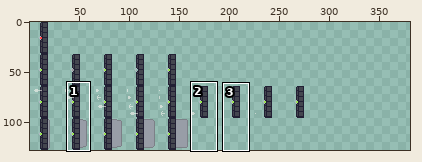
File history of a sprite sheet, assets/images/puzzles/door.png. Above, an overview of the earlier version with the close-up marked.
Close-up. First the earlier version:
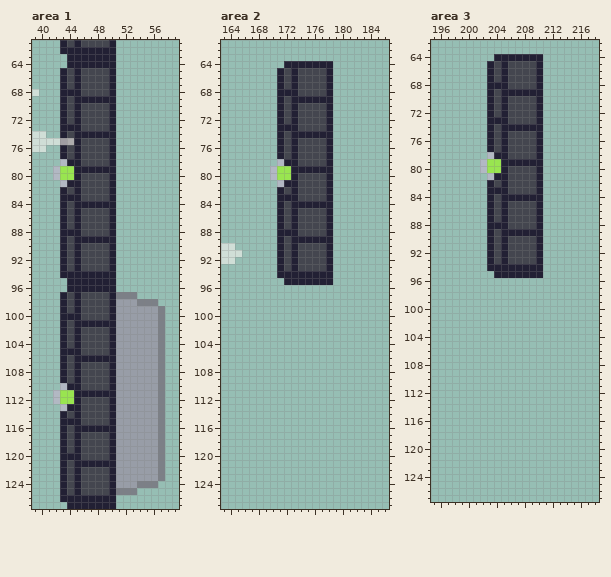
The file is 288x128 pixels. Shown: area 1: x 39..59, y 61..127; area 2: x 163..186, y 61..127; area 3: x 195..218, y 62..127. The old version is drawn lined up with the new one, on the new canvas. The wide view leaves out empty margins. The commit also changed other parts of the picture, which this record leaves out.
Once edited:
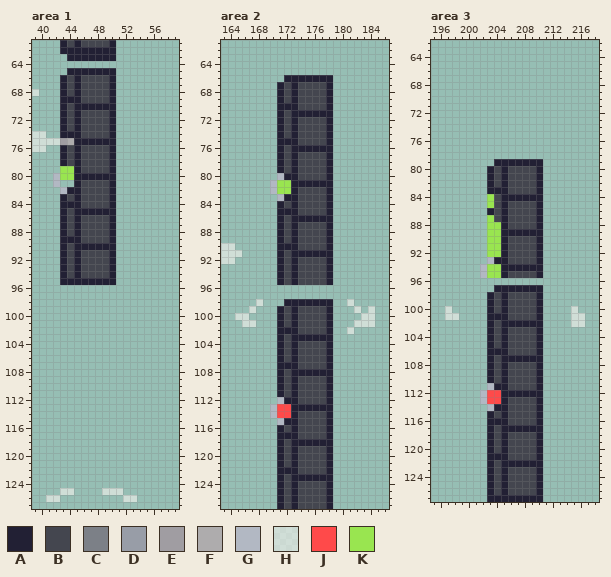
Palette (. is transparent): A #222034  B #44464f  C #7c8087  D #989da7  E #a09da2  F #aeacad  G #b2b8c3  H #f9f5ef96  J #ff4a4a  K #99e550
Changes in this commit:
canvas 288x128 -> 384x128
--- area 1
@@ x 40..52 @@
  63 ....AAAAAAA..
- 64 ....AAAAAAA..
- 65 ...ABABBBBA..
+ 64 .............
+ 65 ....AAAAAAA..
  66 ...ABABBBBA..
  67 ...ABABBBBA..
- 68 ...AAABBBBA..
- 69 ...ABAAAAAA..
- 70 ...ABABBBBA..
+ 68 ...ABABBBBA..
+ 69 ...AAABBBBA..
+ 70 ...ABAAAAAA..
  71 ...ABABBBBA..
  72 ...ABABBBBA..
- 73 ...AAABBBBA..
- 74 H..ABAAAAAA..
- 75 HHHEFABBBBA..
+ 73 ...ABABBBBA..
+ 74 H..AAABBBBA..
+ 75 HHHEFAAAAAA..
  76 H..ABABBBBA..
  77 ...ABABBBBA..
- 78 ...GAABBBBA..
- 79 ..GKKAAAAAA..
- 80 ..GKKABBBBA..
- 81 ...GAABBBBA..
- 82 ...ABABBBBA..
- 83 ...AAABBBBA..
- 84 ...ABAAAAAA..
- 85 ...ABABBBBA..
+ 78 ...ABABBBBA..
+ 79 ...KKABBBBA..
+ 80 ..GKKAAAAAA..
+ 81 ..G..ABBBBA..
+ 82 ...GAABBBBA..
+ 83 ...ABABBBBA..
+ 84 ...AAABBBBA..
+ 85 ...ABAAAAAA..
  86 ...ABABBBBA..
  87 ...ABABBBBA..
- 88 ...AAABBBBA..
- 89 ...ABAAAAAA..
- 90 ...ABABBBBA..
+ 88 ...ABABBBBA..
+ 89 ...AAABBBBA..
+ 90 ...ABAAAAAA..
  91 ...ABABBBBA..
@@ x 39..59 @@
  93 ....ABABBBBA.........
- 94 ....AAAAAAAA.........
- 95 .....AAAAAAA.........
- 96 .....AAAAAAA.........
- 97 ....ABABBBBACCC......
- 98 ....ABABBBBADDDCCC...
- 99 ....ABABBBBADDDDDDC..
-100 ....AAABBBBADDDDDDC..
-101 ....ABAAAAAADDDDDDC..
-102 ....ABABBBBADDDDDDC..
-103 ....ABABBBBADDDDDDC..
-104 ....ABABBBBADDDDDDC..
-105 ....AAABBBBADDDDDDC..
-106 ....ABAAAAAADDDDDDC..
-107 ....ABABBBBADDDDDDC..
-108 ....ABABBBBADDDDDDC..
-109 ....ABABBBBADDDDDDC..
-110 ....GAABBBBADDDDDDC..
-111 ...GKKAAAAAADDDDDDC..
-112 ...GKKABBBBADDDDDDC..
-113 ....GAABBBBADDDDDDC..
-114 ....ABABBBBADDDDDDC..
-115 ....AAABBBBADDDDDDC..
-116 ....ABAAAAAADDDDDDC..
-117 ....ABABBBBADDDDDDC..
-118 ....ABABBBBADDDDDDC..
-119 ....ABABBBBADDDDDDC..
-120 ....AAABBBBADDDDDDC..
-121 ....ABAAAAAADDDDDDC..
-122 ....ABABBBBADDDDDDC..
-123 ....ABABBBBADDDDDDC..
-124 ....ABABBBBADDDCCC...
-125 ....ABABBBBACCC......
-126 ....AAAAAAAA.........
-127 .....AAAAAAA.........
+ 94 ....ABABBBBA.........
+ 95 ....AAAAAAAA.........
+ 96 .....................
+ 97 .....................
+ 98 .....................
+ 99 .....................
+100 .....................
+101 .....................
+102 .....................
+103 .....................
+104 .....................
+105 .....................
+106 .....................
+107 .....................
+108 .....................
+109 .....................
+110 .....................
+111 .....................
+112 .....................
+113 .....................
+114 .....................
+115 .....................
+116 .....................
+117 .....................
+118 .....................
+119 .....................
+120 .....................
+121 .....................
+122 .....................
+123 .....................
+124 .....................
+125 ....HH....HHH........
+126 ..HH.........HH......
+127 .....................
--- area 2
@@ x 163..186 @@
  63 ........................
- 64 .........AAAAAAA........
- 65 ........ABABBBBA........
- 66 ........ABABBBBA........
+ 64 ........................
+ 65 ........................
+ 66 .........AAAAAAA........
  67 ........ABABBBBA........
- 68 ........AAABBBBA........
- 69 ........ABAAAAAA........
- 70 ........ABABBBBA........
- 71 ........ABABBBBA........
+ 68 ........ABABBBBA........
+ 69 ........ABABBBBA........
+ 70 ........AAABBBBA........
+ 71 ........ABAAAAAA........
  72 ........ABABBBBA........
- 73 ........AAABBBBA........
- 74 ........ABAAAAAA........
- 75 ........ABABBBBA........
- 76 ........ABABBBBA........
+ 73 ........ABABBBBA........
+ 74 ........ABABBBBA........
+ 75 ........AAABBBBA........
+ 76 ........ABAAAAAA........
  77 ........ABABBBBA........
- 78 ........GAABBBBA........
- 79 .......GKKAAAAAA........
- 80 .......GKKABBBBA........
- 81 ........GAABBBBA........
- 82 ........ABABBBBA........
- 83 ........AAABBBBA........
- 84 ........ABAAAAAA........
- 85 ........ABABBBBA........
- 86 ........ABABBBBA........
+ 78 ........ABABBBBA........
+ 79 ........ABABBBBA........
+ 80 ........GAABBBBA........
+ 81 .......GKKAAAAAA........
+ 82 .......GKKABBBBA........
+ 83 ........GAABBBBA........
+ 84 ........ABABBBBA........
+ 85 ........AAABBBBA........
+ 86 ........ABAAAAAA........
  87 ........ABABBBBA........
- 88 ........AAABBBBA........
- 89 ........ABAAAAAA........
- 90 HH......ABABBBBA........
- 91 HHH.....ABABBBBA........
+ 88 ........ABABBBBA........
+ 89 ........ABABBBBA........
+ 90 HH......AAABBBBA........
+ 91 HHH.....ABAAAAAA........
  92 HH......ABABBBBA........
  93 ........ABABBBBA........
- 94 ........AAAAAAAA........
- 95 .........AAAAAAA........
+ 94 ........ABABBBBA........
+ 95 ........ABABBBBA........
  96 ........................
  97 ........................
- 98 ........................
- 99 ........................
-100 ........................
-101 ........................
-102 ........................
-103 ........................
-104 ........................
-105 ........................
-106 ........................
-107 ........................
-108 ........................
-109 ........................
-110 ........................
-111 ........................
-112 ........................
-113 ........................
-114 ........................
-115 ........................
-116 ........................
-117 ........................
-118 ........................
-119 ........................
-120 ........................
-121 ........................
-122 ........................
-123 ........................
-124 ........................
-125 ........................
-126 ........................
-127 ........................
+ 98 .....H...AAAAAAA..H.....
+ 99 ....H...ABABBBBA...H.H..
+100 ..HH....ABABBBBA....HH..
+101 ...HH...ABABBBBA...HHH..
+102 ........AAABBBBA..H.....
+103 ........ABAAAAAA........
+104 ........ABABBBBA........
+105 ........ABABBBBA........
+106 ........ABABBBBA........
+107 ........AAABBBBA........
+108 ........ABAAAAAA........
+109 ........ABABBBBA........
+110 ........ABABBBBA........
+111 ........ABABBBBA........
+112 ........GAABBBBA........
+113 .......GJJAAAAAA........
+114 .......GJJABBBBA........
+115 ........GAABBBBA........
+116 ........ABABBBBA........
+117 ........AAABBBBA........
+118 ........ABAAAAAA........
+119 ........ABABBBBA........
+120 ........ABABBBBA........
+121 ........ABABBBBA........
+122 ........AAABBBBA........
+123 ........ABAAAAAA........
+124 ........ABABBBBA........
+125 ........ABABBBBA........
+126 ........ABABBBBA........
+127 ........ABABBBBA........
--- area 3
@@ x 195..218 @@
  63 ........................
- 64 .........AAAAAAA........
- 65 ........ABABBBBA........
- 66 ........ABABBBBA........
- 67 ........ABABBBBA........
- 68 ........AAABBBBA........
- 69 ........ABAAAAAA........
- 70 ........ABABBBBA........
- 71 ........ABABBBBA........
- 72 ........ABABBBBA........
- 73 ........AAABBBBA........
- 74 ........ABAAAAAA........
- 75 ........ABABBBBA........
- 76 ........ABABBBBA........
- 77 ........ABABBBBA........
- 78 ........GAABBBBA........
- 79 .......GKKAAAAAA........
- 80 .......GKKABBBBA........
- 81 ........GAABBBBA........
+ 64 ........................
+ 65 ........................
+ 66 ........................
+ 67 ........................
+ 68 ........................
+ 69 ........................
+ 70 ........................
+ 71 ........................
+ 72 ........................
+ 73 ........................
+ 74 ........................
+ 75 ........................
+ 76 ........................
+ 77 ........................
+ 78 ........................
+ 79 .........AAAAAAA........
+ 80 ........ABABBBBA........
+ 81 ........ABABBBBA........
  82 ........ABABBBBA........
  83 ........AAABBBBA........
- 84 ........ABAAAAAA........
- 85 ........ABABBBBA........
+ 84 ........KBAAAAAA........
+ 85 ........KBABBBBA........
  86 ........ABABBBBA........
- 87 ........ABABBBBA........
- 88 ........AAABBBBA........
- 89 ........ABAAAAAA........
- 90 ........ABABBBBA........
- 91 ........ABABBBBA........
- 92 ........ABABBBBA........
- 93 ........ABABBBBA........
- 94 ........AAAAAAAA........
- 95 .........AAAAAAA........
+ 87 ........KBABBBBA........
+ 88 ........KKABBBBA........
+ 89 ........KKAAAAAA........
+ 90 ........KKABBBBA........
+ 91 ........KKABBBBA........
+ 92 ........KKABBBBA........
+ 93 ........GAABBBBA........
+ 94 .......GKKAAAAAA........
+ 95 .......GKKABBBBA........
  96 ........................
- 97 ........................
- 98 ........................
- 99 ........................
-100 ........................
-101 ........................
-102 ........................
-103 ........................
-104 ........................
-105 ........................
-106 ........................
-107 ........................
-108 ........................
-109 ........................
-110 ........................
-111 ........................
-112 ........................
-113 ........................
-114 ........................
-115 ........................
-116 ........................
-117 ........................
-118 ........................
-119 ........................
-120 ........................
-121 ........................
-122 ........................
-123 ........................
-124 ........................
-125 ........................
-126 ........................
-127 ........................
+ 97 .........AAAAAAA........
+ 98 ........ABABBBBA........
+ 99 ........ABABBBBA........
+100 ..H.....ABABBBBA....H...
+101 ..HH....AAABBBBA....HH..
+102 ........ABAAAAAA....HH..
+103 ........ABABBBBA........
+104 ........ABABBBBA........
+105 ........ABABBBBA........
+106 ........AAABBBBA........
+107 ........ABAAAAAA........
+108 ........ABABBBBA........
+109 ........ABABBBBA........
+110 ........ABABBBBA........
+111 ........GAABBBBA........
+112 .......GJJAAAAAA........
+113 .......GJJABBBBA........
+114 ........GAABBBBA........
+115 ........ABABBBBA........
+116 ........AAABBBBA........
+117 ........ABAAAAAA........
+118 ........ABABBBBA........
+119 ........ABABBBBA........
+120 ........ABABBBBA........
+121 ........AAABBBBA........
+122 ........ABAAAAAA........
+123 ........ABABBBBA........
+124 ........ABABBBBA........
+125 ........ABABBBBA........
+126 ........ABABBBBA........
+127 ........AAAAAAAA........
Pixel boxes of the changes (left, top, right, bottom) in both close-ups:
changed: (53, 61, 116, 250)
changed: (46, 271, 165, 509)
changed: (235, 61, 375, 509)
changed: (445, 54, 585, 502)
